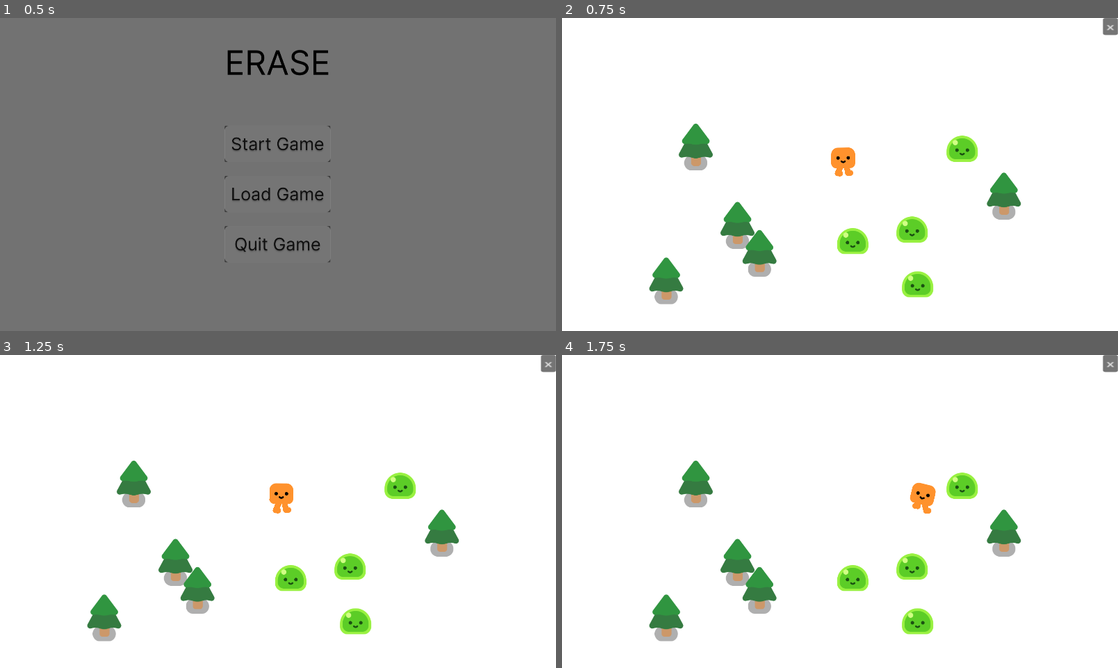
Above: before the commit, frames 1-4 (two rows, left to right).
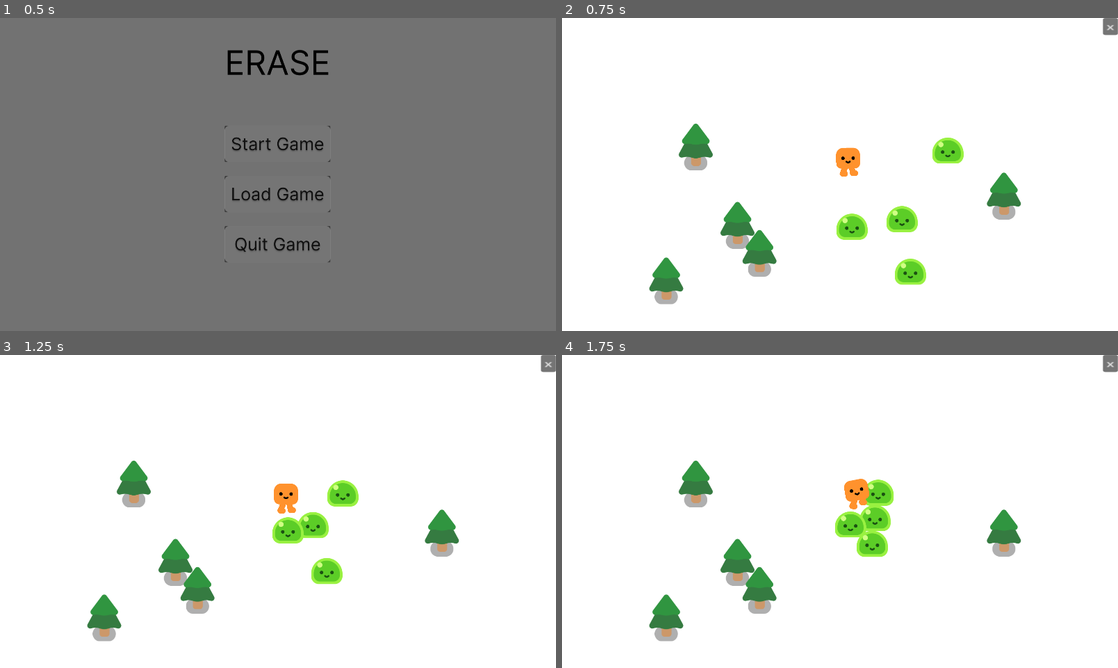
Above: after the commit, the same moments.

Repository: M1N4T0-K4N4E/Erase
Game: Godot game, scene res://TitleScreen.tscn
Same seed, same stepped clock (60 frames per second), same inputs: the game is played once before the commit and once after it.
Inputs (mouse positions are in pixels of both pictures, inside the frame that each line leads up to):
- Up to frame 1 (0.5 s): no input
- Up to frame 2 (0.75 s): click (840, 143) at 0.5 s
- Up to frame 3 (1.25 s): no input
- Up to frame 4 (1.75 s): hold D (move_right) from 1.28 s (still down)

Frame 1 is identical in both runs. In frame 2, 2.6% of the frame differs, in the area x 48-75%, y 37-90%; in frame 3, 3.3%; in frame 4, 3.8%, in the area x 49-75%, y 37-90%.
Error before the commit: Parse Error: Expected expression as the function argument. (res://Script/mob.gd:3)

Commit message:
mob follow player

Diff:
--- a/Asset/in_game_screen.tscn
+++ b/Asset/in_game_screen.tscn
@@ -13,15 +13,15 @@
 offset_right = 1920.0
 offset_bottom = 1080.0
 
-[node name="CharacterBody2D" parent="." instance=ExtResource("1_2h7vx")]
-position = Vector2(973, 539)
-
 [node name="Button" type="Button" parent="."]
 offset_left = 1868.0
 offset_right = 1885.0
 offset_bottom = 31.0
 scale = Vector2(3.05026, 1.89563)
 text = "x"
+
+[node name="player" parent="." instance=ExtResource("1_2h7vx")]
+position = Vector2(990, 540)
 
 [node name="StaticBody2D" parent="." instance=ExtResource("3_ds6o6")]
 position = Vector2(462, 499)
--- a/Script/mob.gd
+++ b/Script/mob.gd
@@ -1,6 +1,9 @@
 extends CharacterBody2D
 
-var player = get_node(/root/InGameScreen/)
+var player
+
+func _ready() -> void:
+	player = get_node("../player")
 
 func _physics_process(delta):
 	var direction = global_position.direction_to(player.global_position)
